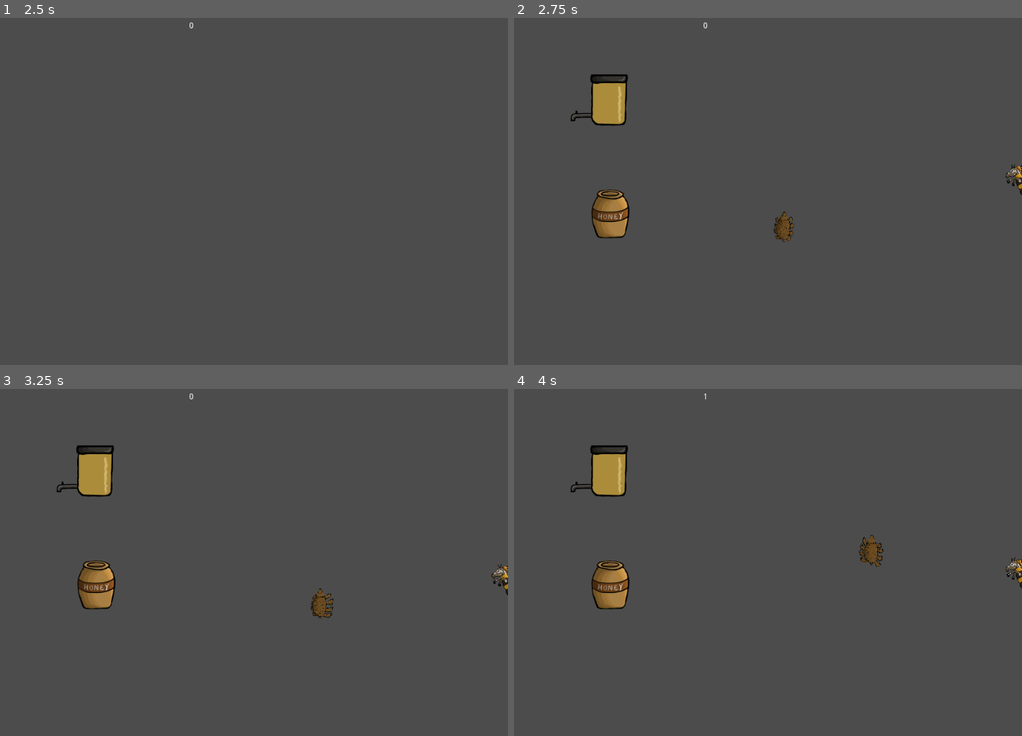
Above: before the commit, frames 1-4 (two rows, left to right).
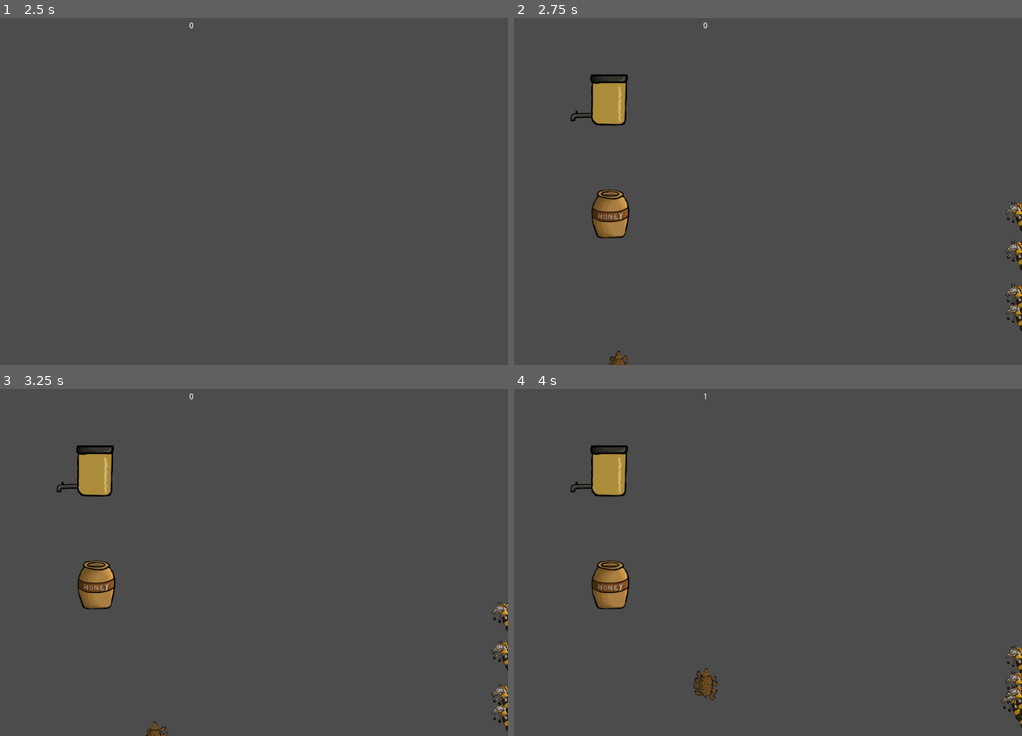
Above: after the commit, the same moments.

Repository: teamhonies/honey_hunter
Game: Godot game, scene res://Main.tscn
Same seed, same stepped clock (60 frames per second), same inputs: the game is played once before the commit and once after it.
Inputs:
- Up to frame 1 (2.5 s): click "START" at 0.5 s; tap Enter at 1.25 s; hold Right (ui_right) 1.28-2.03 s; tap Space at 2 s; hold Down (ui_down) from 2.03 s (still down)
- Up to frame 2 (2.75 s): keep holding Down (ui_down)
- Up to frame 3 (3.25 s): release Down (ui_down) at 2.78 s; hold Right (ui_right) from 2.78 s (still down)
- Up to frame 4 (4 s): release Right (ui_right) at 3.53 s; hold Up (ui_up) from 3.53 s (still down)

Frame 1 is identical in both runs. In frame 2, 0.9% of the frame differs, in the area x 18-100%, y 42-100%; in frame 3, 1.0%; in frame 4, 1.1%, in the area x 35-100%, y 42-98%.

Commit message:
Adding a player default position

Diff:
--- a/Main.gd
+++ b/Main.gd
@@ -17,6 +17,7 @@
 func new_game():
     score = 0
     $StartTimer.start()
+    $GameComponents/Player.position = $Position2D.position
     $HUD.update_score(score)
     $HUD.show_message("Get Ready")
 
--- a/Main.tscn
+++ b/Main.tscn
@@ -9,9 +9,12 @@
 
 [node name="Main" type="Node" index="0"]
 
+editor/display_folded = true
 script = ExtResource( 1 )
 
 [node name="GameComponents" type="Node2D" parent="." index="0"]
+
+editor/display_folded = true
 
 [node name="Enemies" type="Node2D" parent="GameComponents" index="0"]
 
@@ -74,15 +77,19 @@
 one_shot = true
 autostart = false
 
+[node name="Position2D" type="Position2D" parent="." index="4"]
+
+position = Vector2( 182.524, 524.021 )
+
 [connection signal="die" from="GameComponents/Player" to="." method="_on_Player_die"]
+
+[connection signal="send_position" from="GameComponents/Player" to="GameComponents/Enemies/bee_horse" method="_on_bear_spider_send_position"]
 
 [connection signal="send_position" from="GameComponents/Player" to="GameComponents/Enemies/bee_horse3" method="_on_bear_spider_send_position"]
 
-[connection signal="send_position" from="GameComponents/Player" to="GameComponents/Enemies/bee_horse2" method="_on_bear_spider_send_position"]
-
 [connection signal="send_position" from="GameComponents/Player" to="GameComponents/Enemies/bee_horse4" method="_on_bear_spider_send_position"]
 
-[connection signal="send_position" from="GameComponents/Player" to="GameComponents/Enemies/bee_horse" method="_on_bear_spider_send_position"]
+[connection signal="send_position" from="GameComponents/Player" to="GameComponents/Enemies/bee_horse2" method="_on_bear_spider_send_position"]
 
 [connection signal="start_game" from="HUD" to="." method="new_game"]
 
